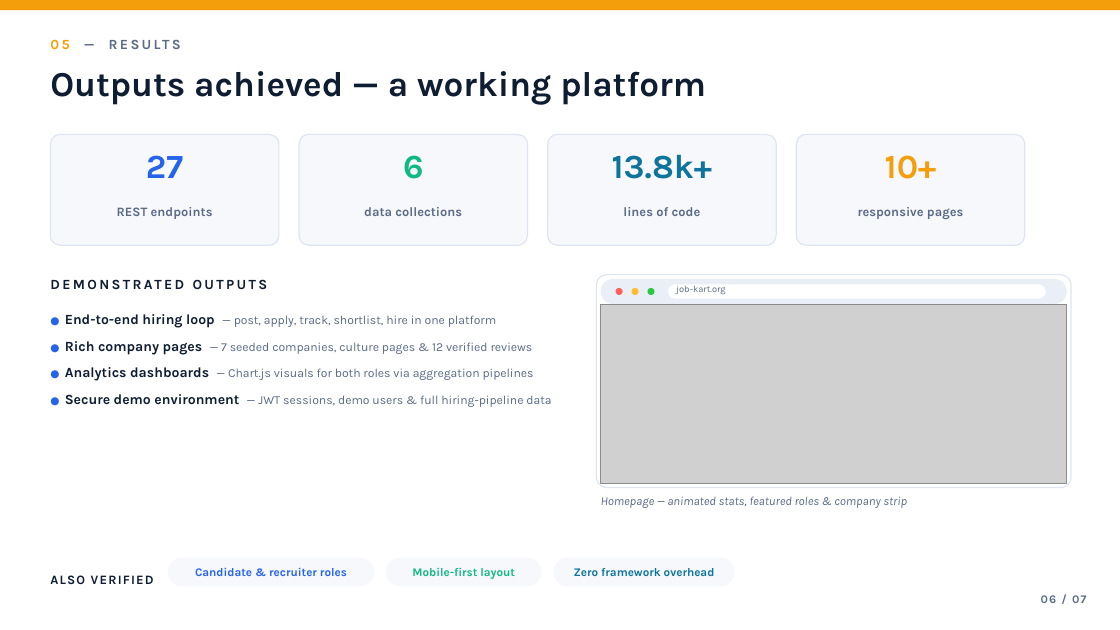
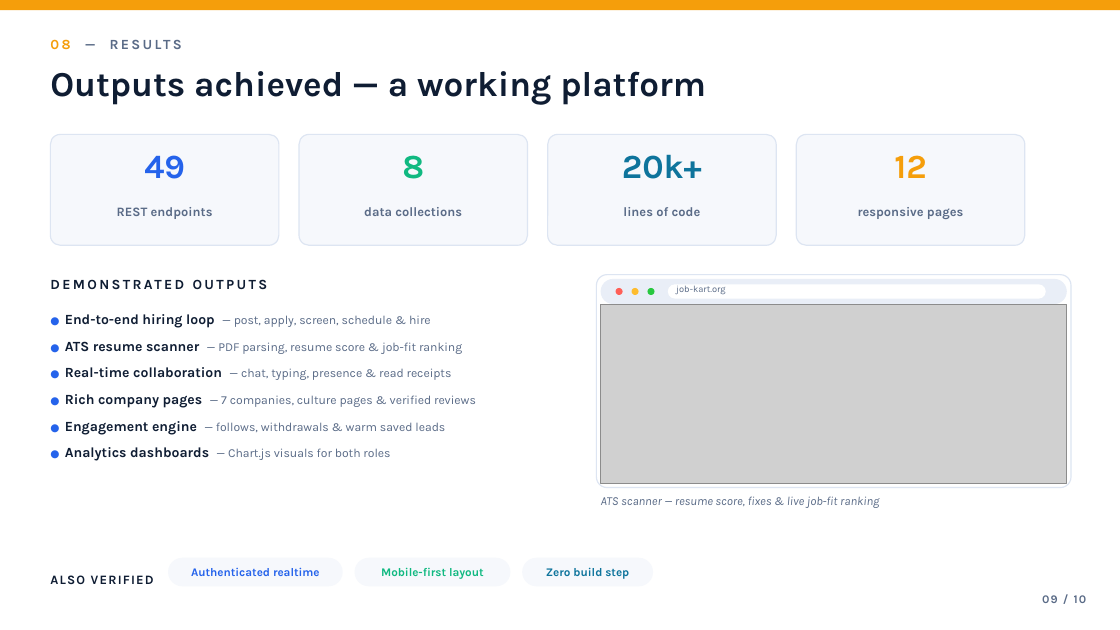
Before and after one commit to Ishuu278/JOB-KART, a slide deck: slide 9 of JOB-KART-Presentation-v2.pptx (slide 6 before the commit). Drawn at 1120x630 pixels with LibreOffice and Linux fonts; fonts in the diff are those of the drawing; grey boxes stand for pictures. Boxes give left, top, right and bottom in pixels: in the first picture for what was removed or moved away, otherwise in the second. Text is boxed around its words. In the diff, an @@ line names an element or a change of style, - is before the commit and + after.

```diff
--- a/JOB-KART-Presentation-v2.pptx
+++ b/JOB-KART-Presentation-v2.pptx
@@ text at (x1=50, y1=39, x2=70, y2=49): text changed @@
-05 — RESULTS
+08 — RESULTS
@@ text at (x1=144, y1=155, x2=185, y2=179): text changed @@
-27
+49
@@ text at (x1=402, y1=155, x2=424, y2=179): text changed @@
-6
+8
@@ text at (x1=622, y1=154, x2=702, y2=179): text changed @@
-13.8k+
+20k+
@@ text at (x1=894, y1=155, x2=927, y2=178): text changed @@
-10+
+12
@@ text at (x1=65, y1=314, x2=476, y2=461): text changed @@
-● End-to-end hiring loop — post, apply, track, shortlist, hire in one platform
-● Rich company pages — 7 seeded companies, culture pages & 12 verified reviews
-● Analytics dashboards — Chart.js visuals for both roles via aggregation pipelines
-● Secure demo environment — JWT sessions, demo users & full hiring-pipeline data
+● End-to-end hiring loop — post, apply, screen, schedule & hire
+● ATS resume scanner — PDF parsing, resume score & job-fit ranking
+● Real-time collaboration — chat, typing, presence & read receipts
+● Rich company pages — 7 companies, culture pages & verified reviews
+● Engagement engine — follows, withdrawals & warm saved leads
+● Analytics dashboards — Chart.js visuals for both roles
@@ text at (x1=601, y1=496, x2=879, y2=508): text changed @@
-Homepage — animated stats, featured roles & company strip
+ATS scanner — resume score, fixes & live job-fit ranking
@@ rounded rectangle "Authenticated realtime" resized from (x1=168, y1=558, x2=374, y2=586) to (x1=168, y1=558, x2=343, y2=586) @@
@@ text in rounded rectangle at (x1=191, y1=567, x2=320, y2=576): text changed @@
-Candidate & recruiter roles
+Authenticated realtime
@@ rounded rectangle "Mobile-first layout" moved from (x1=386, y1=558, x2=542, y2=586) to (x1=355, y1=558, x2=511, y2=586) @@
@@ rounded rectangle "Zero build step" resized from (x1=554, y1=558, x2=734, y2=586) to (x1=523, y1=558, x2=654, y2=586) @@
@@ text in rounded rectangle at (x1=546, y1=567, x2=629, y2=579): text changed @@
-Zero framework overhead
+Zero build step
@@ text at (x1=1042, y1=595, x2=1087, y2=603): text changed @@
-06 / 07
+09 / 10
```
Also in this commit, not shown: 5 other slides changed, 4 slides added, 1 slide removed, 51 other files.
